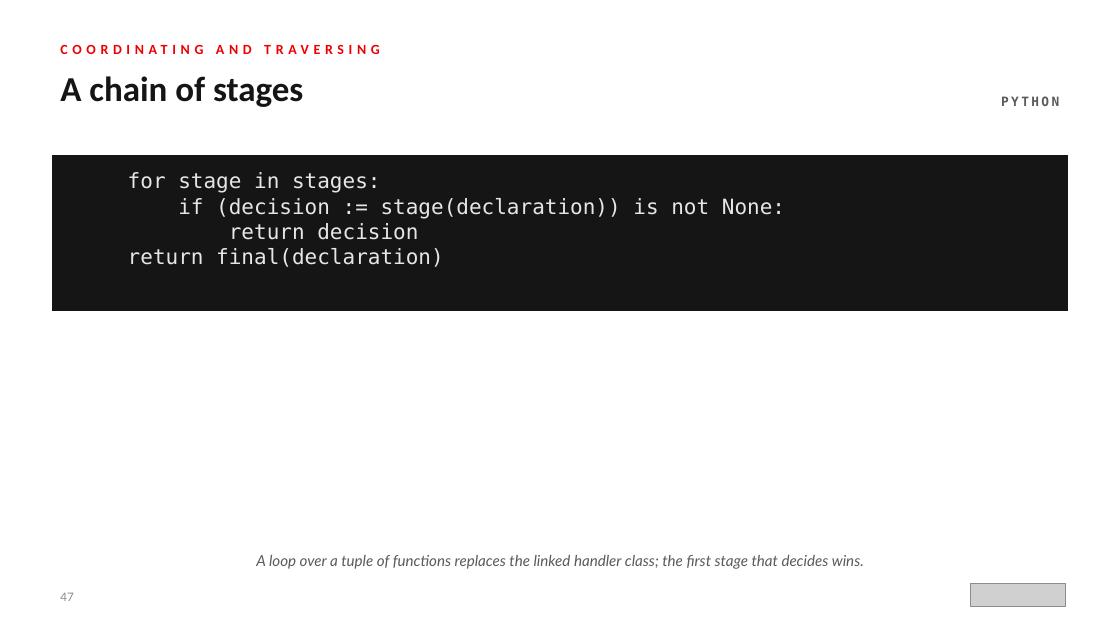
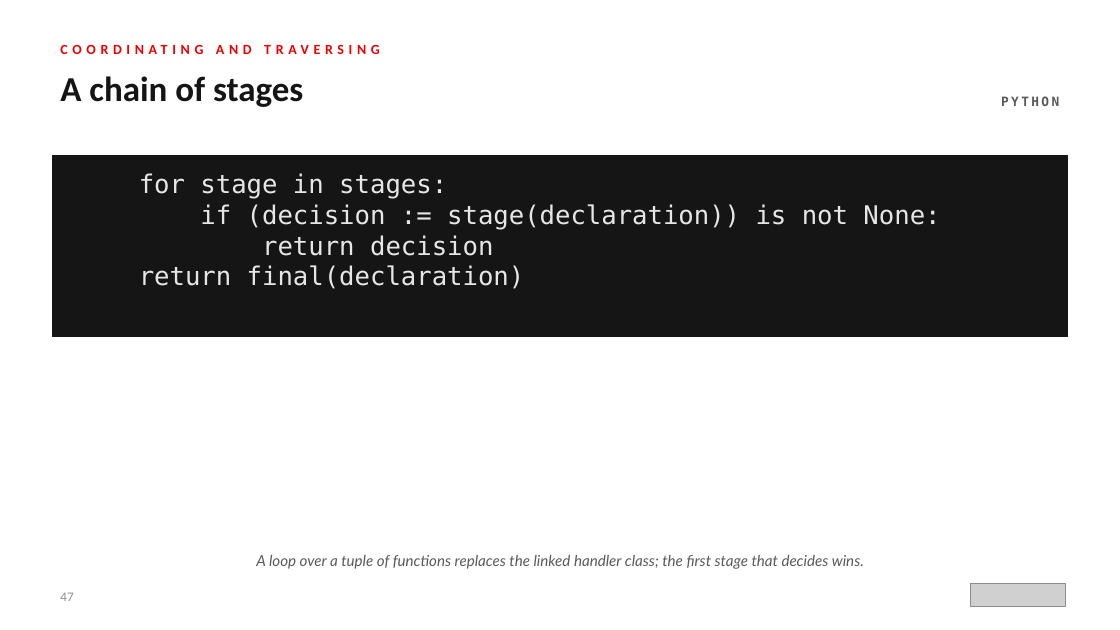
Before and after one commit to patterncatalyst/design-patterns-with-python, a slide deck: slide 47 of presentation/design-patterns-with-python-101-patterns-and-solid.pptx. Drawn at 1120x630 pixels with LibreOffice and Linux fonts; fonts in the diff are those of the drawing; grey boxes stand for pictures. Boxes give left, top, right and bottom in pixels: in the first picture for what was removed or moved away, otherwise in the second. Text is boxed around its words. In the diff, an @@ line names an element or a change of style, - is before the commit and + after.

```diff
--- a/presentation/design-patterns-with-python-101-patterns-and-solid.pptx
+++ b/presentation/design-patterns-with-python-101-patterns-and-solid.pptx
@@ rectangle: place and size @@
-rectangle at bbox=[52, 155, 1068, 311]
+rectangle at bbox=[52, 155, 1068, 337]
@@ text "for stage in stages: if ..." at bbox=[139, 173, 940, 289]: size 18 to 22 pt @@
```
Also in this commit, not shown: 11 other slides changed, 9 other files.
